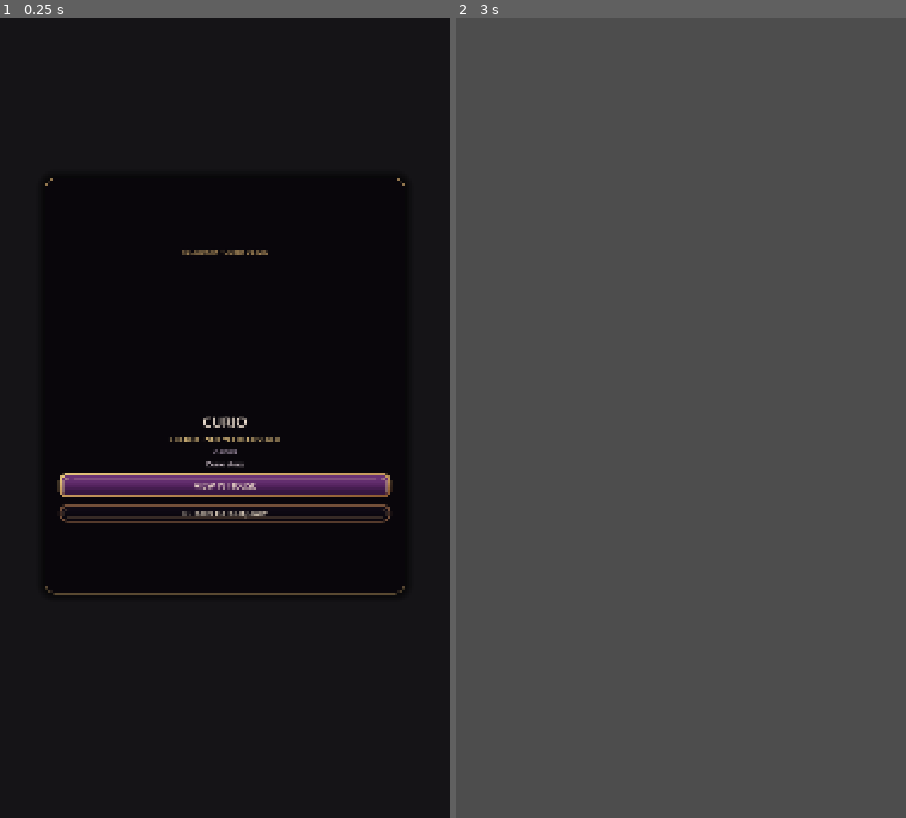
Above: before the commit, frames 1-2 (left to right).
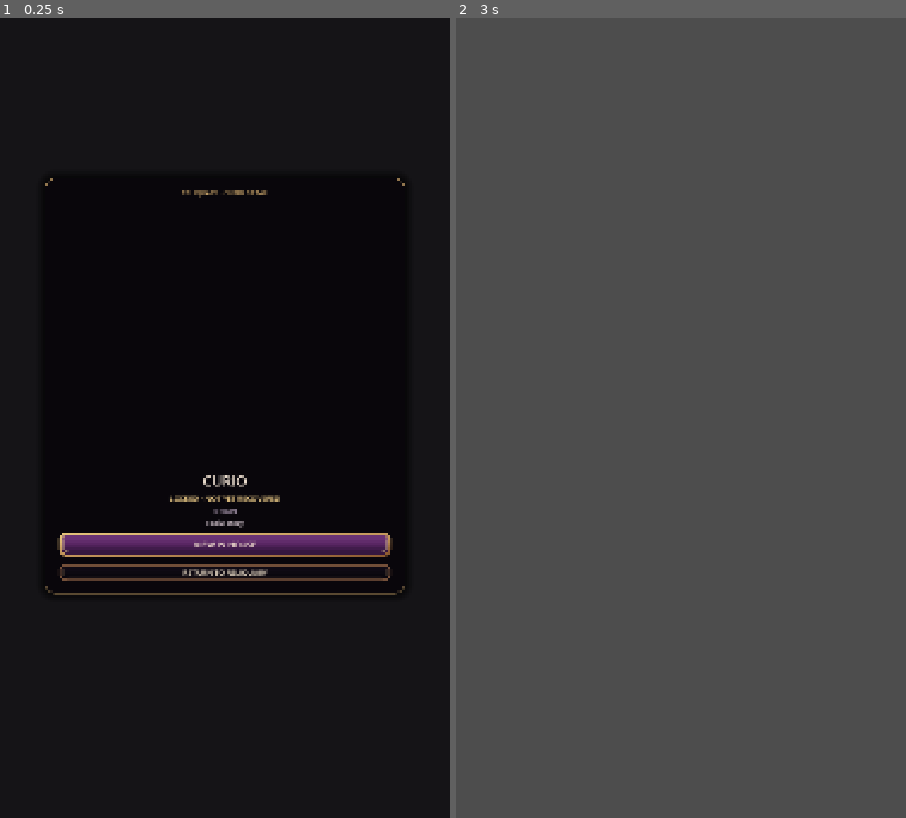
Above: after the commit, the same moments.

Repository: Jay-prodesign/akilta-match3
Game: Godot game, scene res://src/ui/collection/curio_detail_panel.tscn
Two runs of this game, one before a commit and one after it. Both use one fixed random seed, a clock stepped at 60 frames per second and the inputs below. This scene is started directly instead of the project's main scene.
Inputs:
- Up to frame 1 (0.25 s): no input
- Up to frame 2 (3 s): click "VIEW IN HOUSE" at 0.5 s; click "VIEW IN HOUSE" at 1.25 s; click "VIEW IN HOUSE" at 2 s; click "RETURN TO RELIQUARY" at 2.75 s

The runs differ from the first frame. In frame 1, 6.6% of the frame differs, in the area x 12-88%, y 21-71%; in frame 2, nothing differs.

Commit message:
Let Curio artwork consume the inspection-stage space

Diff:
--- a/src/ui/collection/curio_detail_panel.gd
+++ b/src/ui/collection/curio_detail_panel.gd
@@ -199,7 +199,8 @@
 		"view_in_house_visible": view_house != null and view_house.visible,
 		"north_star_actions": view_house != null and view_house.custom_minimum_size.y >= 66.0 and close != null and close.custom_minimum_size.y >= 52.0,
 		"hero_art_dominant": hero_art != null and hero_art.custom_minimum_size.y >= 350.0 and hero_art.texture != null,
-		"compact_inspection_surface": card != null and card.anchor_bottom - card.anchor_top <= 0.53 and card.anchor_right - card.anchor_left <= 0.81 and hero_art != null and hero_art.custom_minimum_size.y >= 350.0,
+		"compact_inspection_surface": card != null and card.anchor_bottom - card.anchor_top <= 0.53 and card.anchor_right - card.anchor_left <= 0.81 and hero_art != null and hero_art.custom_minimum_size.y >= 350.0 and hero_art.size_flags_vertical == Control.SIZE_EXPAND_FILL,
+		"hero_consumes_dead_space": hero_art != null and hero_art.size.y >= card.size.y * 0.32,
 		"asset_backed_actions": view_house != null and view_house.get_theme_stylebox("normal") is StyleBoxTexture and close ! …(264 unchanged characters)…
 		"content_bounded_card": card != null and card.anchor_bottom - card.anchor_top <= 0.53,
 		"modal_veil_strength": ($Veil as ColorRect).color.a >= 0.74,
--- a/src/ui/collection/curio_detail_panel.tscn
+++ b/src/ui/collection/curio_detail_panel.tscn
@@ -82,6 +82,7 @@
 [node name="HeroArt" type="TextureRect" parent="CurioDetailCard/Content"]
 custom_minimum_size = Vector2(0, 360)
 layout_mode = 2
+size_flags_vertical = 3
 expand_mode = 1
 stretch_mode = 5
 
